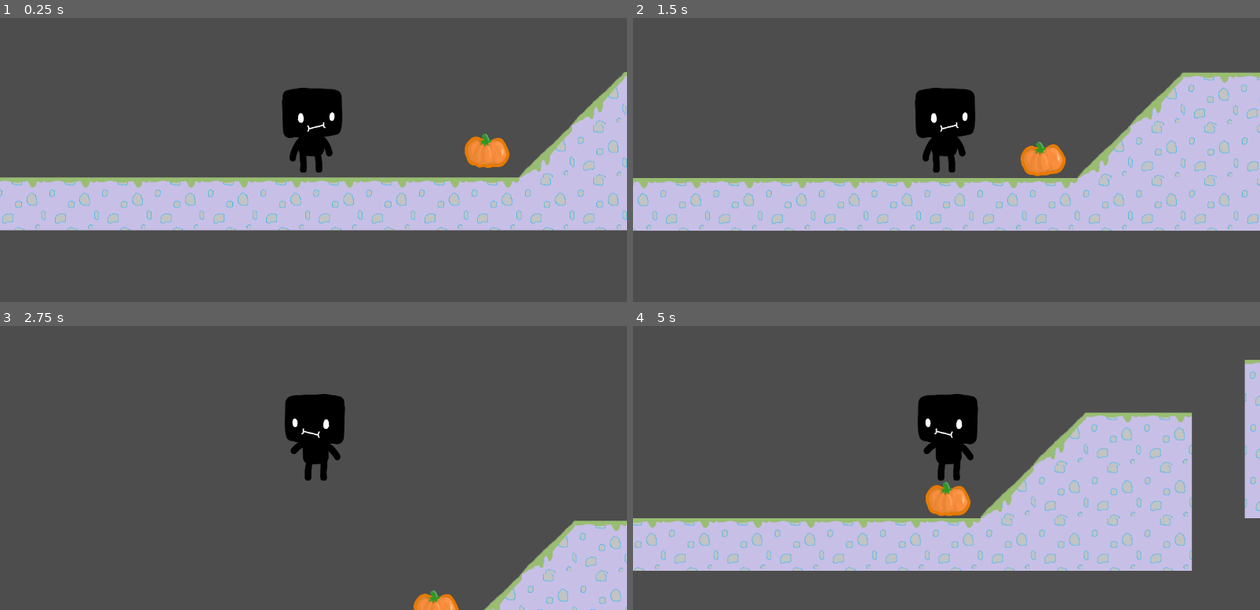
Above: before the commit, frames 1-4 (two rows, left to right).
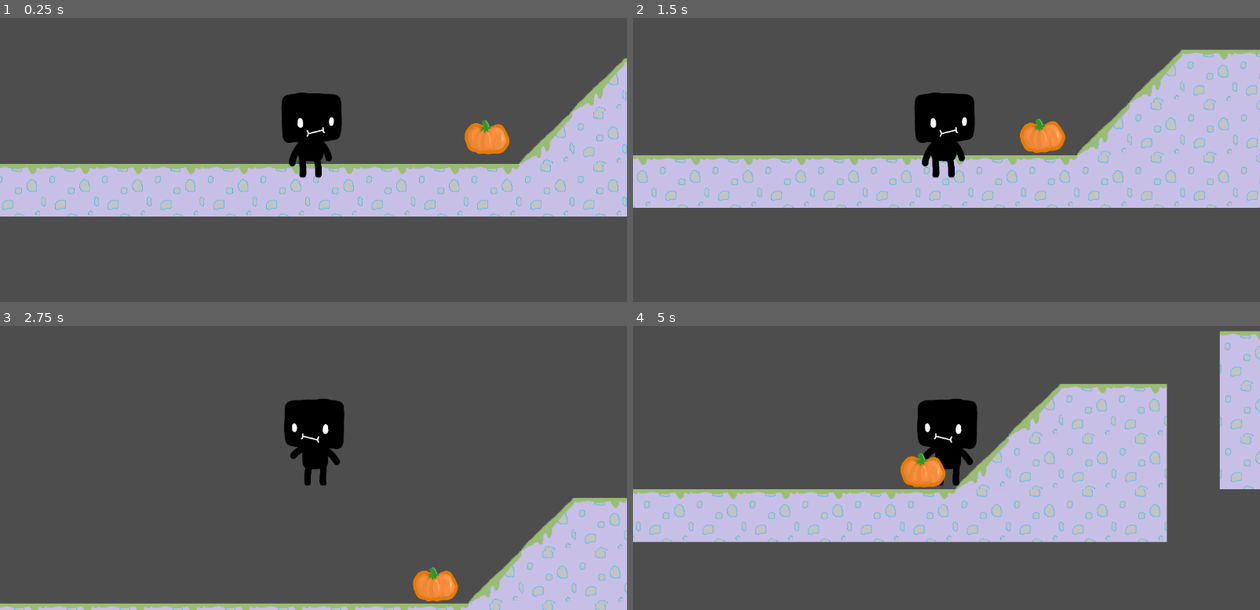
Above: after the commit, the same moments.

Repository: Sethanile/Coding-camp-starter
Game: Godot game, scene res://scene.tscn
Same seed, same stepped clock (60 frames per second), same inputs: the game is played once before the commit and once after it.
Inputs:
- Up to frame 1 (0.25 s): no input
- Up to frame 2 (1.5 s): hold Shift (crouch) 0.53-1.28 s; hold D (right) from 0.53 s (still down); tap Space (jump) at 0.77 s; tap J (drop) at 1.35 s
- Up to frame 3 (2.75 s): tap Space (jump) at 1.52 s; release D (right) at 2.03 s; hold A (left) from 2.03 s (still down); tap K (pick) at 2.1 s
- Up to frame 4 (5 s): release A (left) at 2.78 s; hold D (right) 2.78-4.28 s; tap Shift (crouch) at 2.85 s; tap Space (jump) at 3.02, 3.77, 4.52 s; tap J (drop) at 3.6 s; hold A (left) from 4.28 s (still down); tap K (pick) at 4.35 s

The runs differ from the first frame. In frame 1, 18% of the frame differs, in the area x 0-100%, y 14-75%; in frame 2, 24%; in frame 3, 7.0%; in frame 4, 31%, in the area x 0-100%, y 1-87%.

Commit message:
holy guy

Diff:
--- a/player.tscn
+++ b/player.tscn
@@ -1,14 +1,40 @@
-[gd_scene load_steps=8 format=3 uid="uid://de1hy3nwp5fdl"]
+[gd_scene load_steps=16 format=3 uid="uid://de1hy3nwp5fdl"]
 
 [ext_resource type="Texture2D" uid="uid://dtdwx2okxw7xk" path="res://art assets/player0000.png" id="1_q0khh"]
 [ext_resource type="Script" path="res://Player.gd" id="1_wjpu6"]
 [ext_resource type="Texture2D" uid="uid://pwdvehhx5osx" path="res://art assets/player0006.png" id="2_bkrca"]
+[ext_resource type="Texture2D" uid="uid://cw7x2bj0p54yi" path="res://art assets/holy guy idle(1).png" id="3_h60i8"]
+[ext_resource type="Texture2D" uid="uid://cnfa5hi0twih" path="res://art assets/holy guy walk.png" id="3_iv7ds"]
 [ext_resource type="Texture2D" uid="uid://8j5seulyxa2k" path="res://art assets/player0012.png" id="3_yf1lw"]
 [ext_resource type="Texture2D" uid="uid://dsxfbi5w6gnp5" path="res://art assets/player0018.png" id="4_os4v8"]
 
 [sub_resource type="CapsuleShape2D" id="CapsuleShape2D_ghvlo"]
-radius = 112.843
-height = 444.0
+radius = 50.1525
+height = 220.43
+
+[sub_resource type="AtlasTexture" id="AtlasTexture_mggau"]
+atlas = ExtResource("3_h60i8")
+region = Rect2(0, 0, 360, 360)
+
+[sub_resource type="AtlasTexture" id="AtlasTexture_4vhco"]
+atlas = ExtResource("3_h60i8")
+region = Rect2(0, 360, 360, 360)
+
+[sub_resource type="AtlasTexture" id="AtlasTexture_hpvh7"]
+atlas = ExtResource("3_iv7ds")
+region = Rect2(0, 0, 360, 360)
+
+[sub_resource type="AtlasTexture" id="AtlasTexture_5rrdp"]
+atlas = ExtResource("3_iv7ds")
+region = Rect2(360, 0, 360, 360)
+
+[sub_resource type="AtlasTexture" id="AtlasTexture_tat4g"]
+atlas = ExtResource("3_iv7ds")
+region = Rect2(0, 360, 360, 360)
+
+[sub_resource type="AtlasTexture" id="AtlasTexture_kowv1"]
+atlas = ExtResource("3_iv7ds")
+region = Rect2(360, 360, 360, 360)
 
 [sub_resource type="SpriteFrames" id="SpriteFrames_kdbbu"]
 animations = [{
@@ -18,6 +44,17 @@
 }],
 "loop": true,
 "name": &"default",
+"speed": 5.0
+}, {
+"frames": [{
+"duration": 1.0,
+"texture": SubResource("AtlasTexture_mggau")
+}, {
+"duration": 1.0,
+"texture": SubResource("AtlasTexture_4vhco")
+}],
+"loop": true,
+"name": &"new_animation_1",
 "speed": 5.0
 }, {
 "frames": [{
@@ -36,6 +73,23 @@
 "loop": true,
 "name": &"skip",
 "speed": 5.0
+}, {
+"frames": [{
+"duration": 1.0,
+"texture": SubResource("AtlasTexture_hpvh7")
+}, {
+"duration": 1.0,
+"texture": SubResource("AtlasTexture_5rrdp")
+}, {
+"duration": 1.0,
+"texture": SubResource("AtlasTexture_tat4g")
+}, {
+"duration": 1.0,
+"texture": SubResource("AtlasTexture_kowv1")
+}],
+"loop": true,
+"name": &"walk",
+"speed": 5.0
 }]
 
 [node name="Player" type="CharacterBody2D"]
@@ -49,7 +103,7 @@
 script = ExtResource("1_wjpu6")
 
 [node name="Marker2D" type="Marker2D" parent="."]
-position = Vector2(0, -118)
+position = Vector2(-4, 4)
 
 [node name="CollisionShape2D" type="CollisionShape2D" parent="."]
 position = Vector2(-5, 6)
@@ -57,7 +111,7 @@
 shape = SubResource("CapsuleShape2D_ghvlo")
 
 [node name="AnimatedSprite2D" type="AnimatedSprite2D" parent="."]
+position = Vector2(-1, 9)
 scale = Vector2(0.351698, 0.372469)
 sprite_frames = SubResource("SpriteFrames_kdbbu")
-animation = &"skip"
-frame_progress = 0.271814
+animation = &"walk"
Binary file added: art assets/Coding-camp-starter/holy guy walk.png
Not shown, added: art assets/Coding-camp-starter/holy guy walk.png.import
Binary file added: art assets/holy guy idle(1).png
Not shown, added: art assets/holy guy idle(1).png.import
Binary file added: art assets/holy guy main(2).png
Not shown, added: art assets/holy guy main(2).png.import
Binary file added: art assets/holy guy walk.png
Not shown, added: art assets/holy guy walk.png.import
Not shown, removed: Coding-camp-starter/LICENSE
Not shown, added: art assets/Coding-camp-starter/LICENSE
